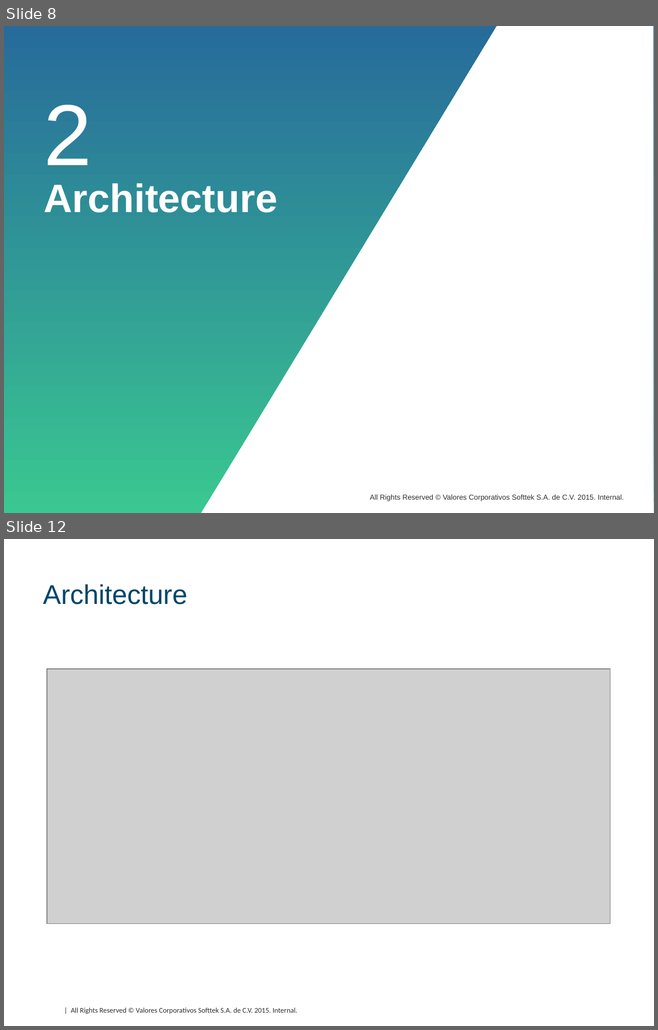
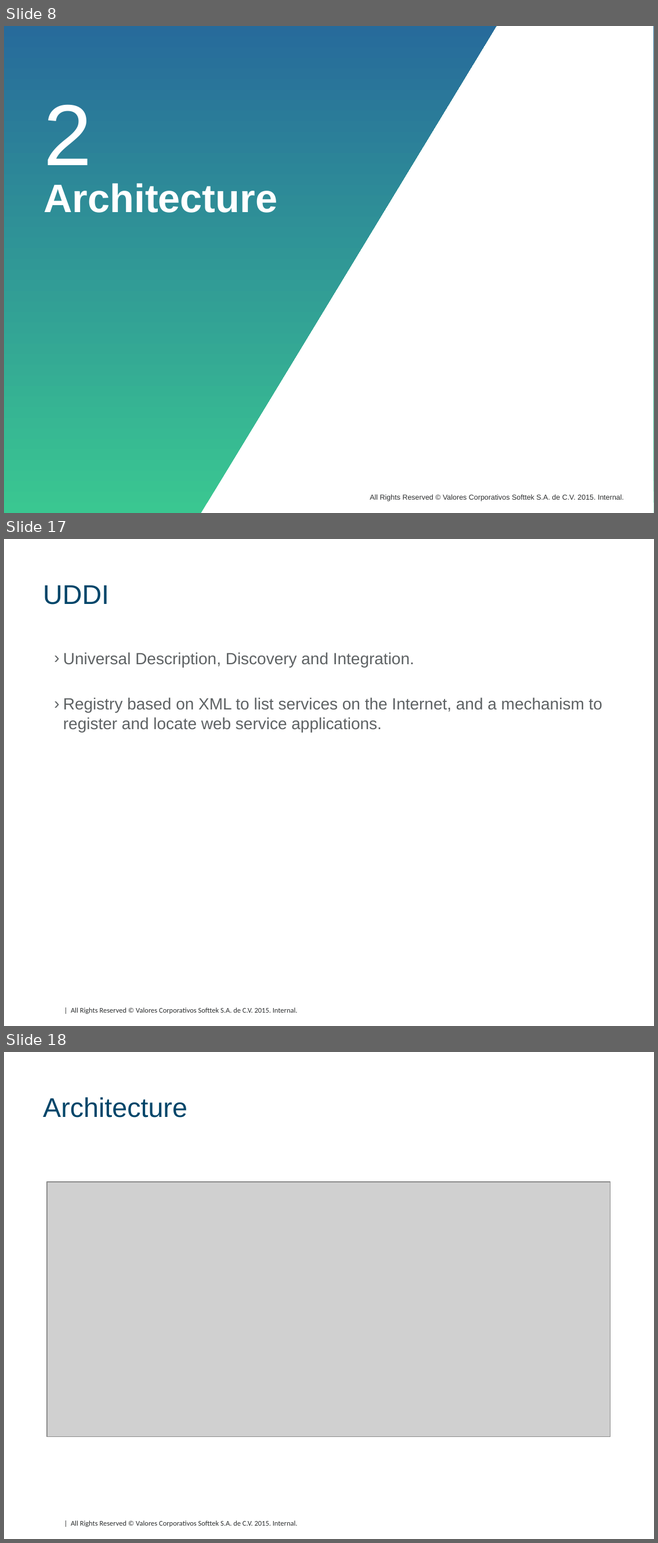
Before and after one commit to DavidHertz/WebServices, a slide deck: SOAP/doc/SOAP.pptx. Shown one above the other, each under a label of ours: slides 8 and 12 before the commit, slides 8, 17 and 18 after it; the slides between them are not shown. The pictures are 658x1030 and 658x1543 pixels, drawn with LibreOffice and Linux fonts; fonts in the diff are those of the drawing; grey boxes stand for pictures; background and template pictures are left out. Boxes give left, top, right and bottom in pixels: in the first picture for what was removed or moved away, otherwise in the second. Text is boxed around its words. In the diff, an @@ line names an element or a change of style, - is before the commit and + after.

```diff
--- a/SOAP/doc/SOAP.pptx
+++ b/SOAP/doc/SOAP.pptx
@@ slide 17 added at box(4, 539, 654, 1026), background #FFFFFF; not listed: 1 template element that a slide beside it also shows @@
@@ title added at box(43, 585, 109, 605), 30 pt, text #004569 @@
+UDDI
@@ text added at box(63, 652, 602, 732), 18 pt, text #5E6264 @@
+› Universal Description, Discovery and Integration.
+› Registry based on XML to list services on the Internet, and a mechanism to register and locate web service applications.
@@ what was slide 12 is now slide 18 @@
```
Also in this commit, not shown: 4 slides changed, 8 other slides added, 12 slides removed, 16 other files.
